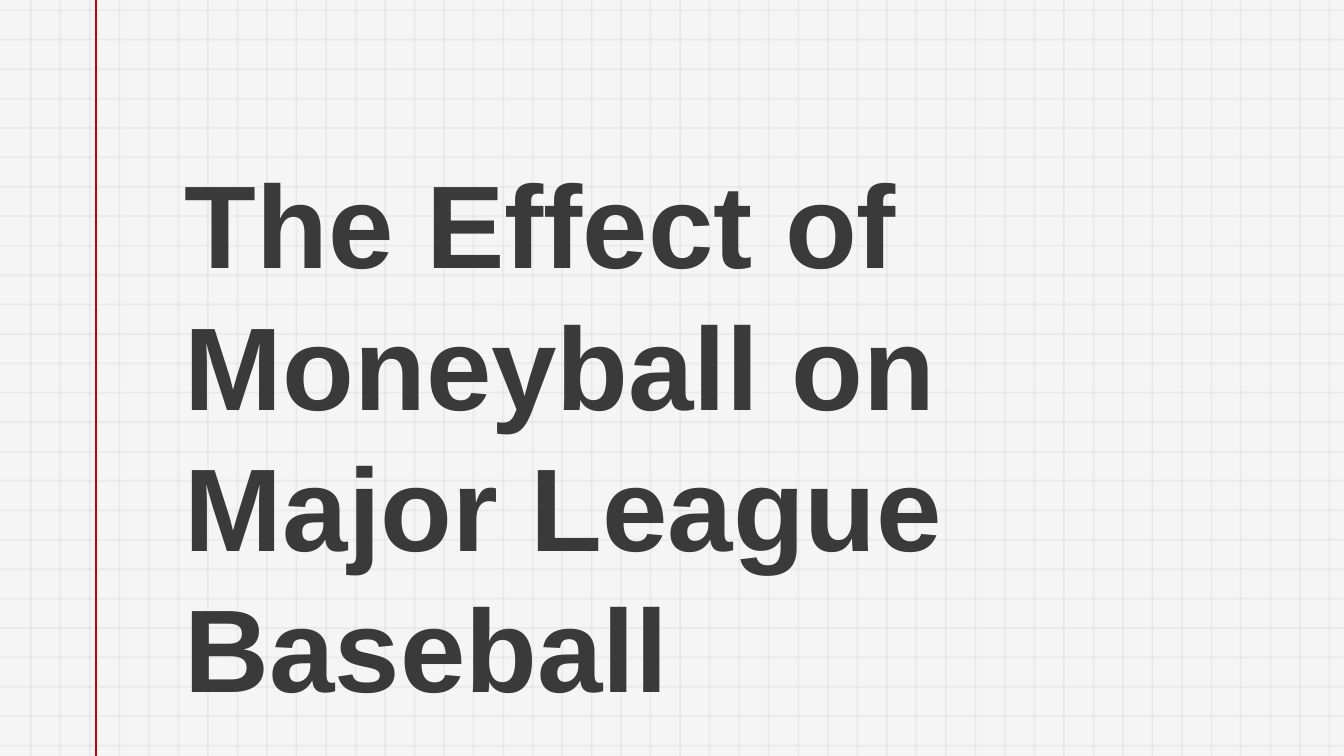
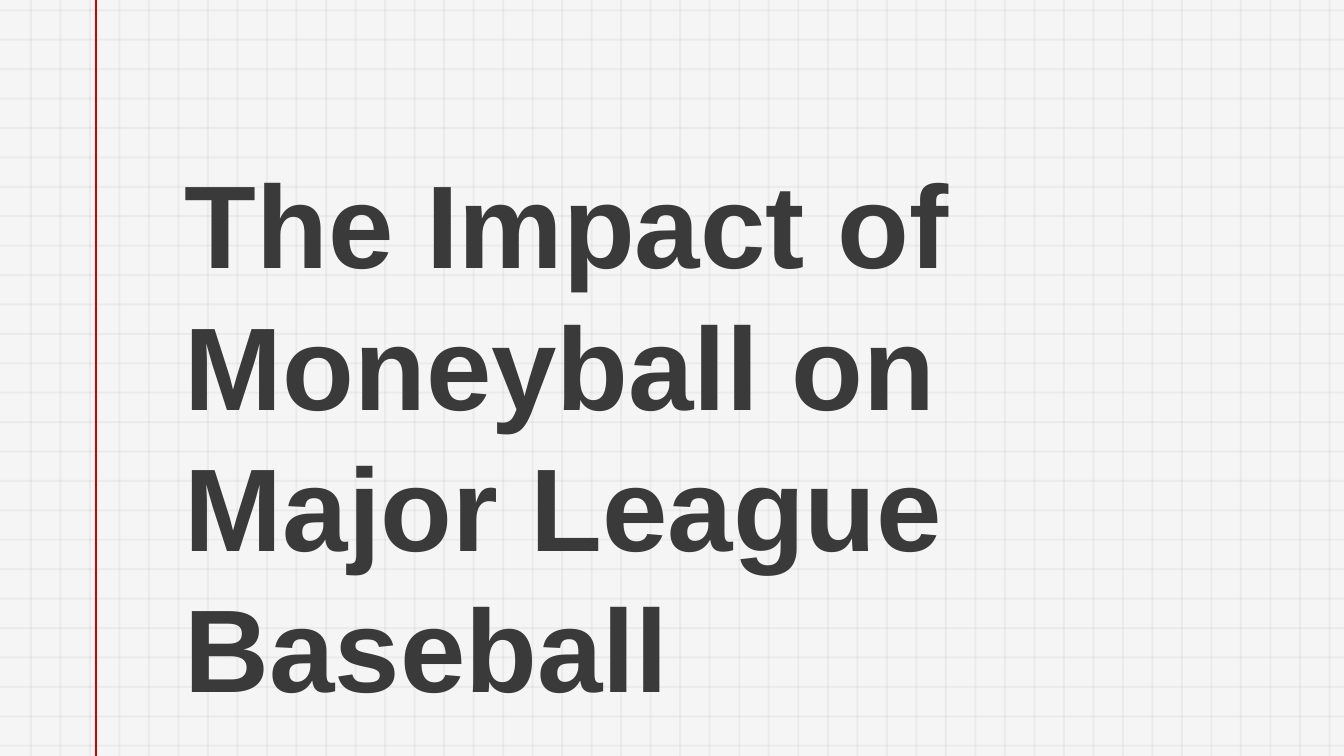
Before and after one commit to DanPaine/DanPaine.github.io, a slide deck: slide 1 of images/The Effect of Moneyball on Major League Baseball.pptx. Drawn at 1344x756 pixels with LibreOffice and Linux fonts; fonts in the diff are those of the drawing. Boxes give left, top, right and bottom in pixels: in the first picture for what was removed or moved away, otherwise in the second. Text is boxed around its words. In the diff, an @@ line names an element or a change of style, - is before the commit and + after.

```diff
--- a/images/The Effect of Moneyball on Major League Baseball.pptx
+++ b/images/The Effect of Moneyball on Major League Baseball.pptx
@@ title at (x1=185, y1=182, x2=948, y2=693): text changed @@
-The Effect of Moneyball on Major League Baseball
+The Impact of Moneyball on Major League Baseball
```
Also in this commit, not shown: 9 other slides changed.
